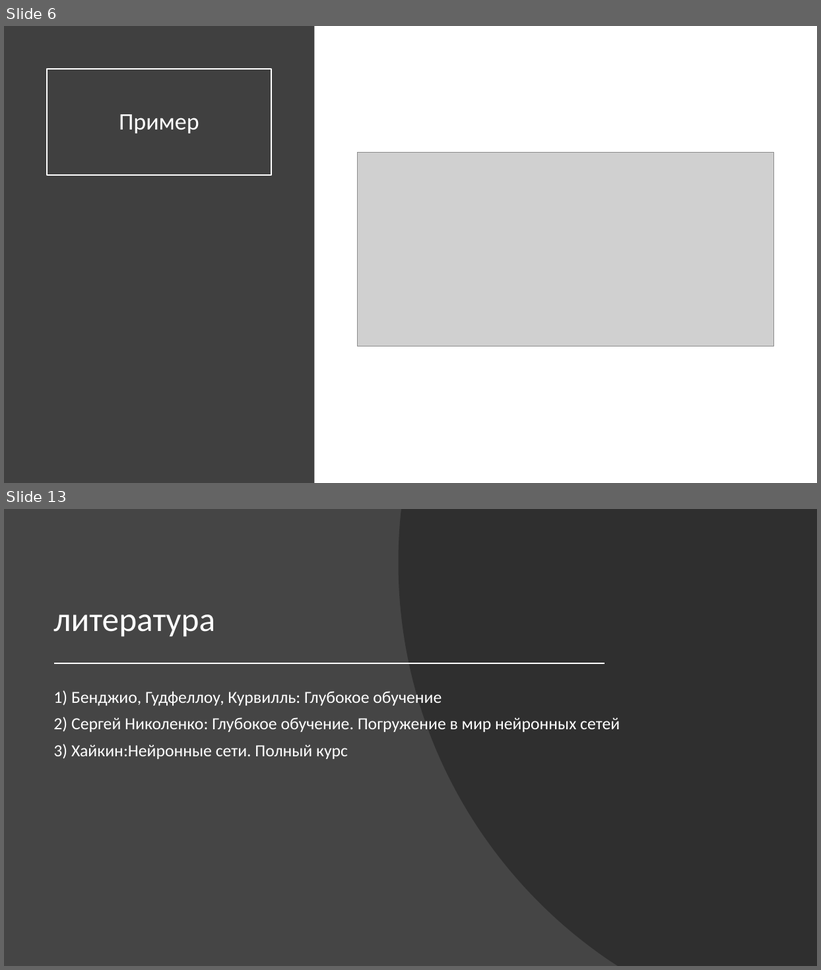
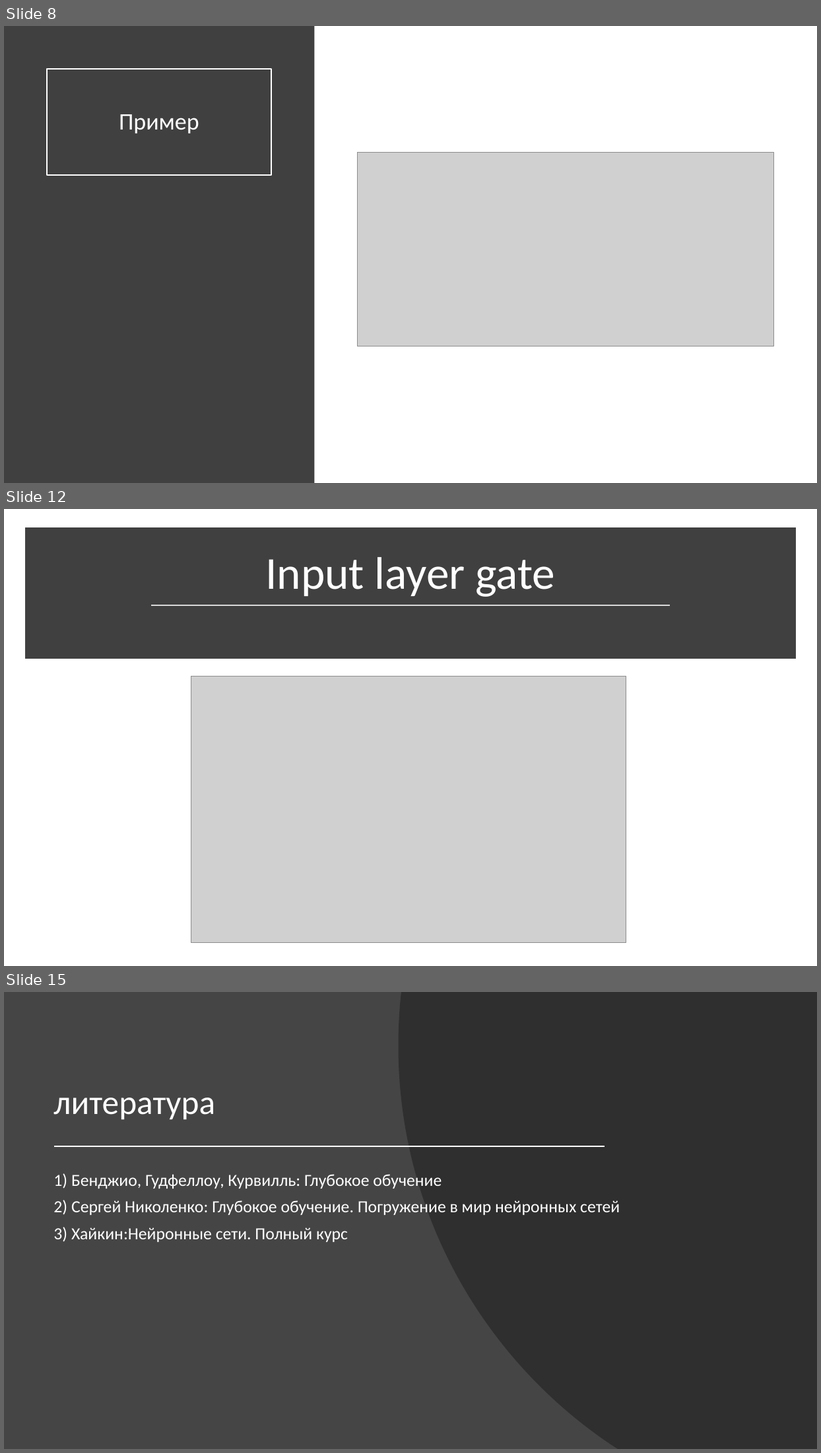
Before and after one commit to nikitapolozok/math_and_computer_science_materials, a slide deck: Рекуррентные нейронные сети.pptx. Shown one above the other, each under a label of ours: slides 6 and 13 before the commit, slides 8, 12 and 15 after it; the slides between them are not shown. The pictures are 821x970 and 821x1453 pixels, drawn with LibreOffice and Linux fonts; fonts in the diff are those of the drawing; grey boxes stand for pictures. Boxes give left, top, right and bottom in pixels: in the first picture for what was removed or moved away, otherwise in the second. Text is boxed around its words. In the diff, an @@ line names an element or a change of style, - is before the commit and + after.

```diff
--- a/Рекуррентные нейронные сети.pptx
+++ b/Рекуррентные нейронные сети.pptx
@@ slide 12 added at box(4, 509, 817, 966), background #FFFFFF @@
@@ rectangle added at box(29, 532, 792, 656), fill #404040, outline #404040 10 pt @@
@@ title added at box(265, 557, 555, 597), 54 pt, text #FFFFFF @@
+Input layer gate
@@ line added from (152, 605) to (670, 605), #D9D9D9 1.75 pt @@
@@ picture added at box(191, 676, 627, 943) @@
@@ what was slide 6 is now slide 8 @@
@@ what was slide 13 is now slide 15 @@
```
Also in this commit, not shown: 3 slides changed, 7 other slides added, 6 slides removed.
